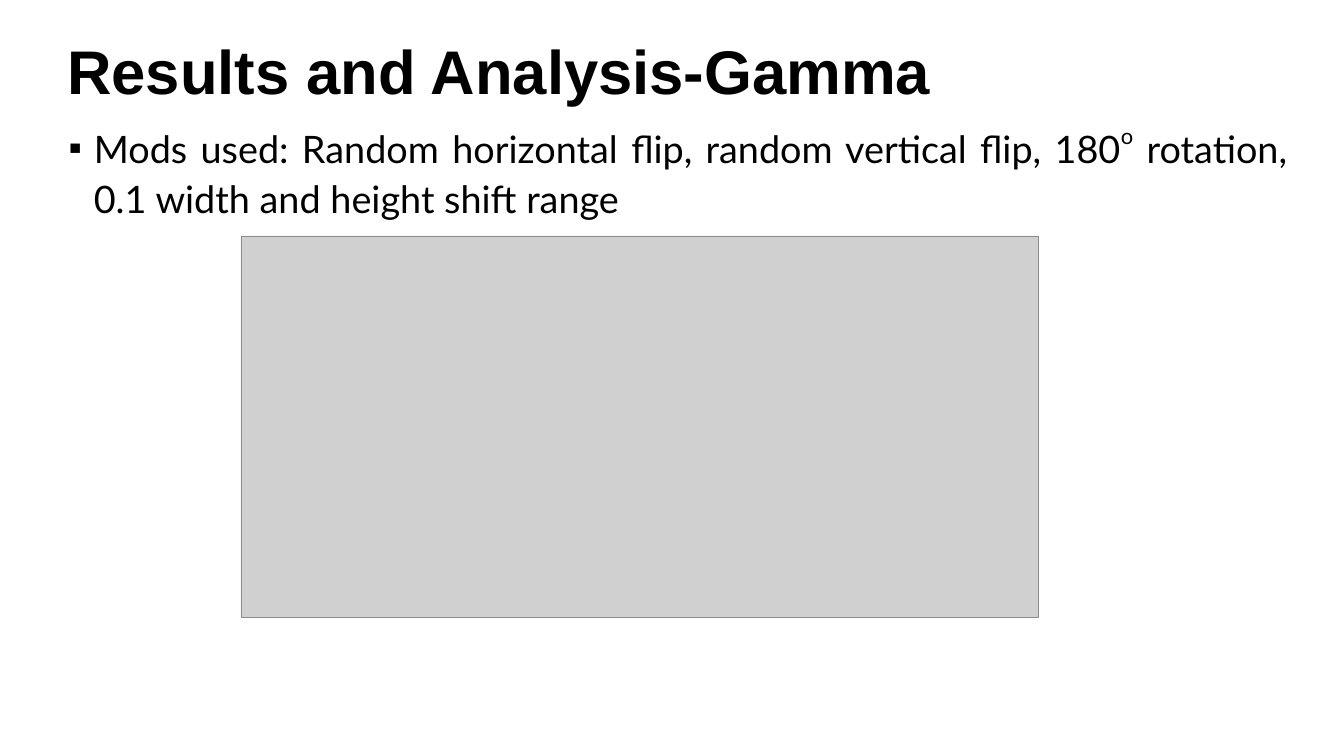
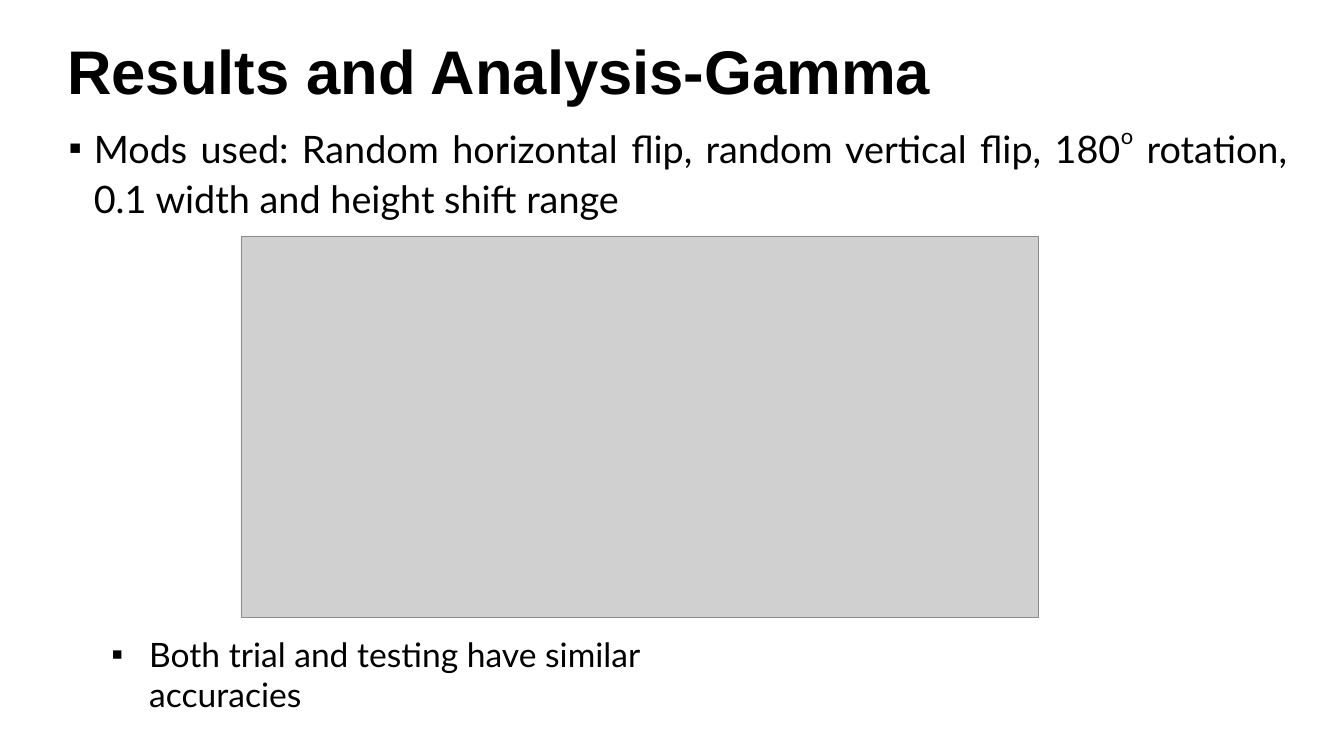
Before and after one commit to imarquez7891/MLSpring2018, a slide deck: slide 19 of MLPresentaion.pptx. Drawn at 1344x756 pixels with LibreOffice and Linux fonts; fonts in the diff are those of the drawing; grey boxes stand for pictures; background and template pictures are left out. Boxes give left, top, right and bottom in pixels: in the first picture for what was removed or moved away, otherwise in the second. Text is boxed around its words. In the diff, an @@ line names an element or a change of style, - is before the commit and + after.

```diff
--- a/MLPresentaion.pptx
+++ b/MLPresentaion.pptx
@@ text added at (149,642,640,708), 48 pt, text #000000 @@
+▪ Both trial and testing have similar accuracies
```
Also in this commit, not shown: 10 other slides changed.
